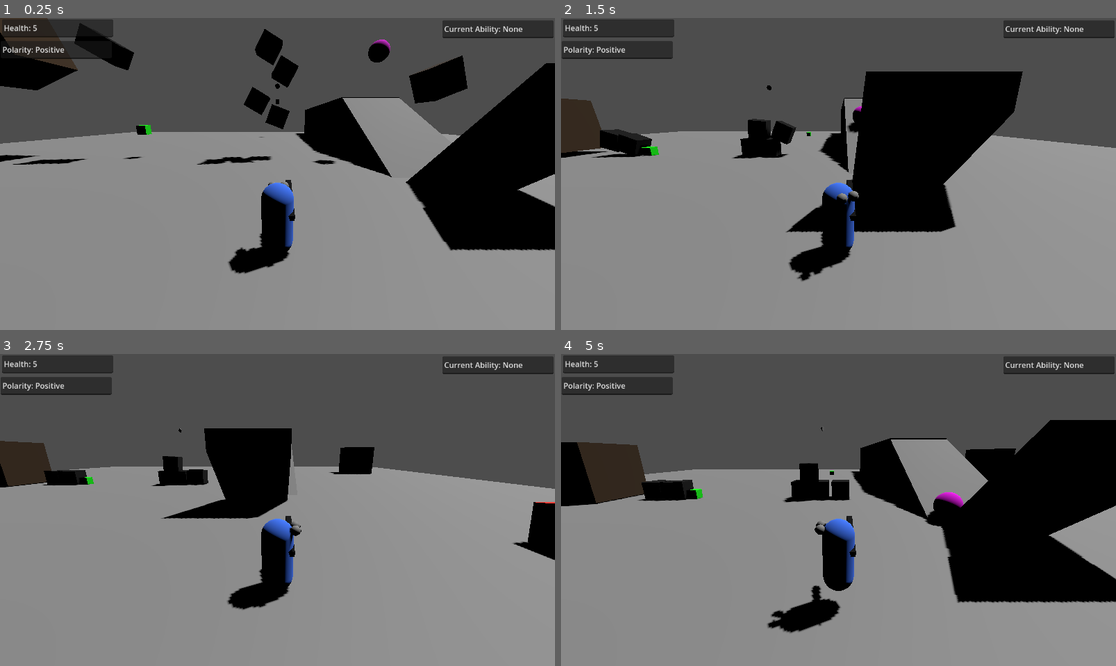
Above: before the commit, frames 1-4 (two rows, left to right).
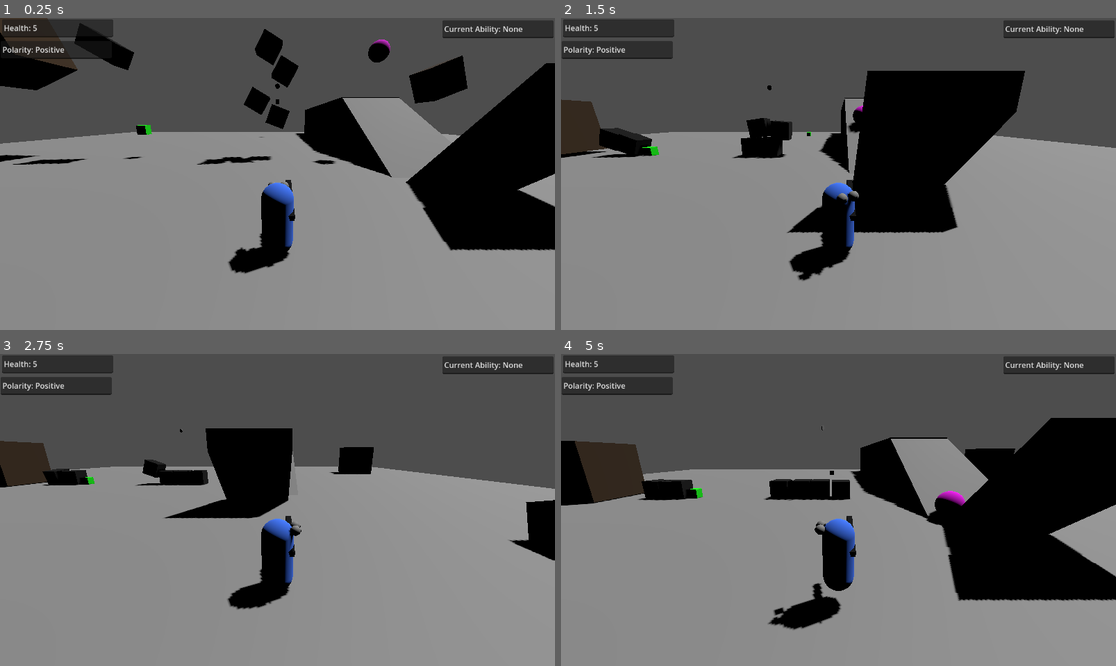
Above: after the commit, the same moments.

Repository: Harry2166/BOTW-in-Godot-and-more
Game: Godot game, scene res://Level/level_1.tscn
Same seed, same stepped clock (60 frames per second), same inputs: the game is played once before the commit and once after it.
Inputs:
- Up to frame 1 (0.25 s): no input
- Up to frame 2 (1.5 s): hold D (move_right) 0.53-1.28 s; tap Space (jump) at 0.77 s; hold Down (move_back) from 1.28 s (still down)
- Up to frame 3 (2.75 s): tap Space (jump) at 1.52 s; release Down (move_back) at 2.03 s; hold D (move_right) from 2.03 s (still down)
- Up to frame 4 (5 s): release D (move_right) at 2.78 s; hold W (move_forward) 2.78-3.53 s; tap Space (jump) at 3.02, 3.77, 4.52 s; hold A (move_left) from 3.53 s (still down)

The runs differ from the first frame. In frame 1, less than 0.1% of the frame differs, in the area x 0-100%, y 3-82%; in frame 2, 1.0%; in frame 3, 0.9%; in frame 4, 2.3%, in the area x 0-100%, y 20-90%.

Commit message:
feat: TRY to fix the weird jittering

Diff:
--- a/Objects/player.tscn
+++ b/Objects/player.tscn
@@ -46,6 +46,21 @@
 
 [sub_resource type="ConvexPolygonShape3D" id="ConvexPolygonShape3D_5rpa8"]
 points = PackedVector3Array(-0.5, -0.5, -0.5, 0.5, 0.5, 0.5, 0.5, -0.5, 0.5, 0.5, 0.5, -0.5, -0.5, 0.5, 0.5, 0.5, -0.5, -0.5, -0.5, -0.5, 0.5, -0.5, 0.5, -0.5)
+
+[sub_resource type="Animation" id="Animation_jpq11"]
+length = 0.001
+tracks/0/type = "value"
+tracks/0/imported = false
+tracks/0/enabled = true
+tracks/0/path = NodePath(".:position")
+tracks/0/interp = 1
+tracks/0/loop_wrap = true
+tracks/0/keys = {
+"times": PackedFloat32Array(0),
+"transitions": PackedFloat32Array(1),
+"update": 0,
+"values": [Vector3(-0.258927, 0.215114, -0.60466)]
+}
 
 [sub_resource type="Animation" id="Animation_8fl0c"]
 resource_name = "attack"
@@ -77,21 +92,6 @@
 "values": [Vector3(-0.258927, 0.215114, -0.60466), Vector3(-0.258927, 0.360051, -0.60466), Vector3(-0.259, 0.215, -0.605)]
 }
 
-[sub_resource type="Animation" id="Animation_jpq11"]
-length = 0.001
-tracks/0/type = "value"
-tracks/0/imported = false
-tracks/0/enabled = true
-tracks/0/path = NodePath(".:position")
-tracks/0/interp = 1
-tracks/0/loop_wrap = true
-tracks/0/keys = {
-"times": PackedFloat32Array(0),
-"transitions": PackedFloat32Array(1),
-"update": 0,
-"values": [Vector3(-0.258927, 0.215114, -0.60466)]
-}
-
 [sub_resource type="AnimationLibrary" id="AnimationLibrary_nd8k8"]
 _data = {
 "RESET": SubResource("Animation_jpq11"),
--- a/project.godot
+++ b/project.godot
@@ -142,3 +142,9 @@
 "events": [Object(InputEventJoypadMotion,"resource_local_to_scene":false,"resource_name":"","device":-1,"axis":4,"axis_value":1.0,"script":null)
 ]
 }
+
+[physics]
+
+common/physics_ticks_per_second=90
+common/physics_jitter_fix=0.0
+3d/time_before_sleep=0.1
